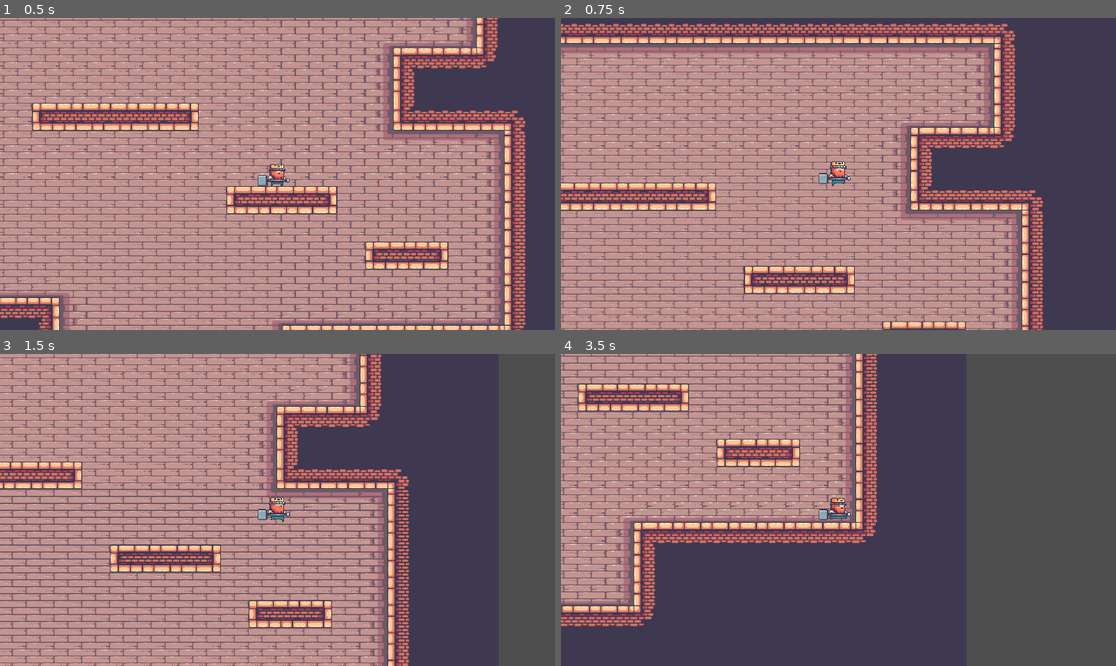
Above: before the commit, frames 1-4 (two rows, left to right).
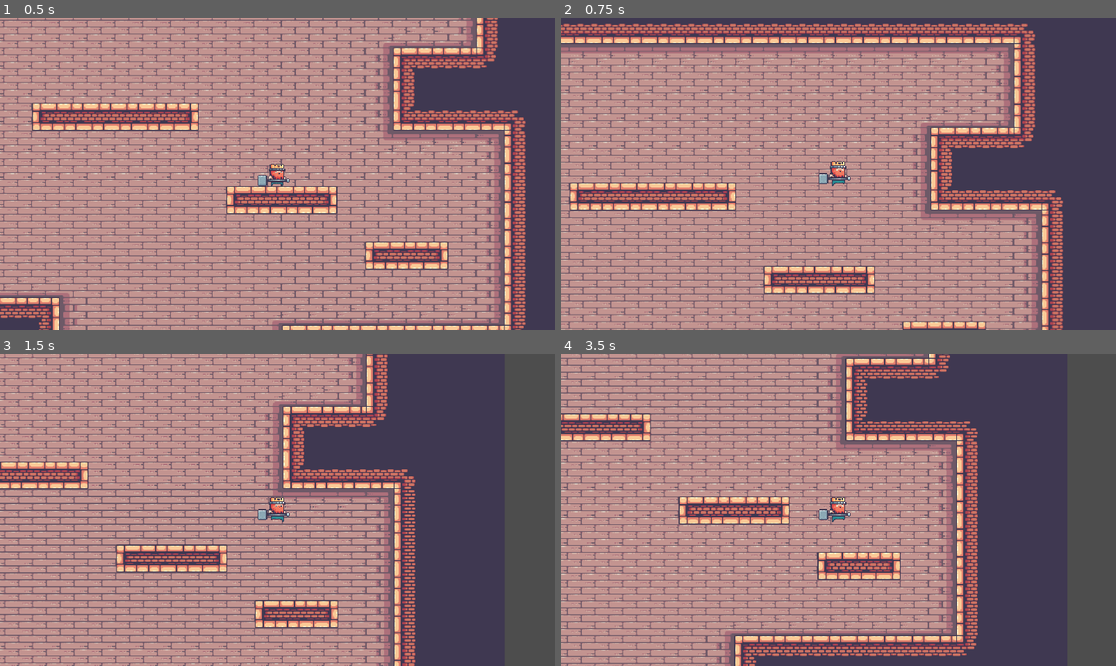
Above: after the commit, the same moments.

Repository: Xkonti/PlatformerToolkitGodot
Game: Godot game, scene res://scenes/main.tscn
The game is run twice, just before and just after one commit, with the same random seed, the same clock (stepped at 60 frames per second) and the same inputs.
Inputs:
- Up to frame 1 (0.5 s): no input
- Up to frame 2 (0.75 s): tap Enter (ui_accept) at 0.5 s; hold Right (ui_right) from 0.53 s (still down)
- Up to frame 3 (1.5 s): keep holding Right (ui_right); tap Enter (ui_accept) at 0.77 s
- Up to frame 4 (3.5 s): tap Enter (ui_accept) at 1.52, 3.02 s; release Right (ui_right) at 2.03 s; hold Left (ui_left) 2.03-2.78 s; hold Right (ui_right) from 2.78 s (still down)

Frame 1 is identical in both runs. In frame 2, 25% of the frame differs, in the area x 0-91%, y 1-100%; in frame 3, 18%; in frame 4, 55%, in the area x 0-76%, y 0-100%.

Commit message:
Add acceleration and deceleration for running

Diff:
--- a/scenes/player.tscn
+++ b/scenes/player.tscn
@@ -180,6 +180,8 @@
 script = ExtResource("1_7srcc")
 speed = 250.0
 jump_velocity = 500.0
+acceleration = 5.0
+deceleration = 7.0
 
 [node name="AnimatedSprite2D" type="AnimatedSprite2D" parent="."]
 position = Vector2(7, -15)
--- a/scripts/player.gd
+++ b/scripts/player.gd
@@ -2,6 +2,8 @@
 
 @export_range(100.0, 1000.0) var speed: float = 300.0
 @export_range(100.0, 1000.0) var jump_velocity: float = 400.0
+@export_range(0.0, 100.0) var acceleration: float = 1.0
+@export_range(0.0, 100.0) var deceleration: float = 1.0
 
 @onready var sprite: AnimatedSprite2D = $AnimatedSprite2D
 var facing_right_x_offset: float = 0
@@ -26,9 +28,9 @@
 	# As good practice, you should replace UI actions with custom gameplay actions.
 	var direction = Input.get_axis("ui_left", "ui_right")
 	if direction:
-		velocity.x = direction * speed
+		velocity.x = move_toward(velocity.x, direction * speed, acceleration * speed * delta)
 	else:
-		velocity.x = move_toward(velocity.x, 0, speed)
+		velocity.x = move_toward(velocity.x, 0, deceleration * speed * delta)
 	if direction > 0:
 		facing_right = true
 	elif direction < 0:
